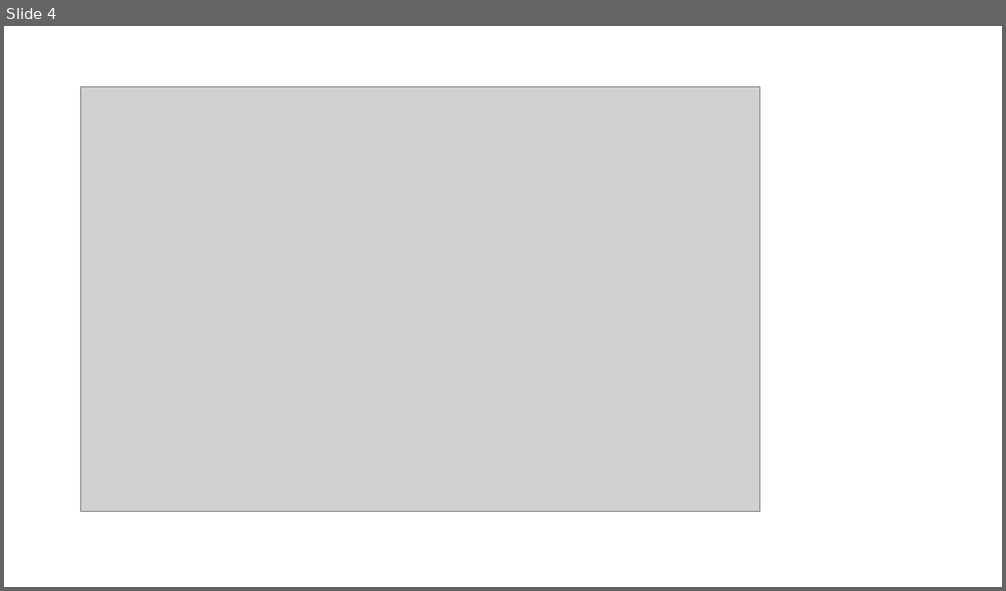
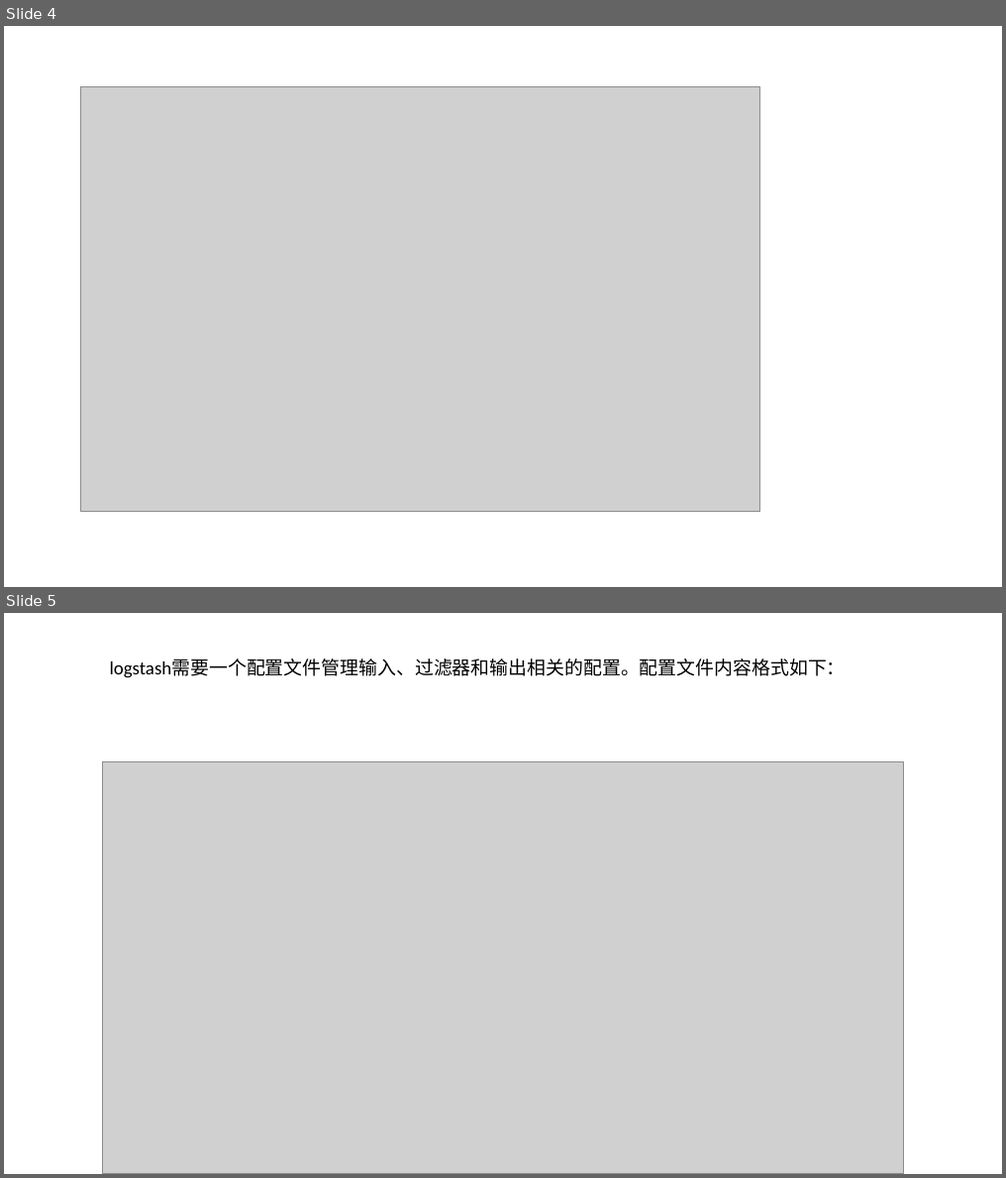
Before and after one commit to lmhfq/reflection-test, a slide deck: elk.pptx. Shown one above the other, each under a label of ours: slide 4 before the commit, slides 4 and 5 after it. The pictures are 1006x591 and 1006x1178 pixels, drawn with LibreOffice and Linux fonts; fonts in the diff are those of the drawing; grey boxes stand for pictures. Boxes give left, top, right and bottom in pixels: in the first picture for what was removed or moved away, otherwise in the second. Text is boxed around its words. In the diff, an @@ line names an element or a change of style, - is before the commit and + after.

```diff
--- a/elk.pptx
+++ b/elk.pptx
@@ slide 5 added at [4, 613, 1002, 1174], background #FFFFFF @@
@@ text added at [110, 660, 846, 678], 18 pt, text #000000 @@
+logstash需要一个配置文件管理输入、过滤器和输出相关的配置。配置文件内容格式如下：
@@ picture added at [102, 761, 904, 1173] @@
```
Also in this commit, not shown: 2 other slides added, 1 other file.
